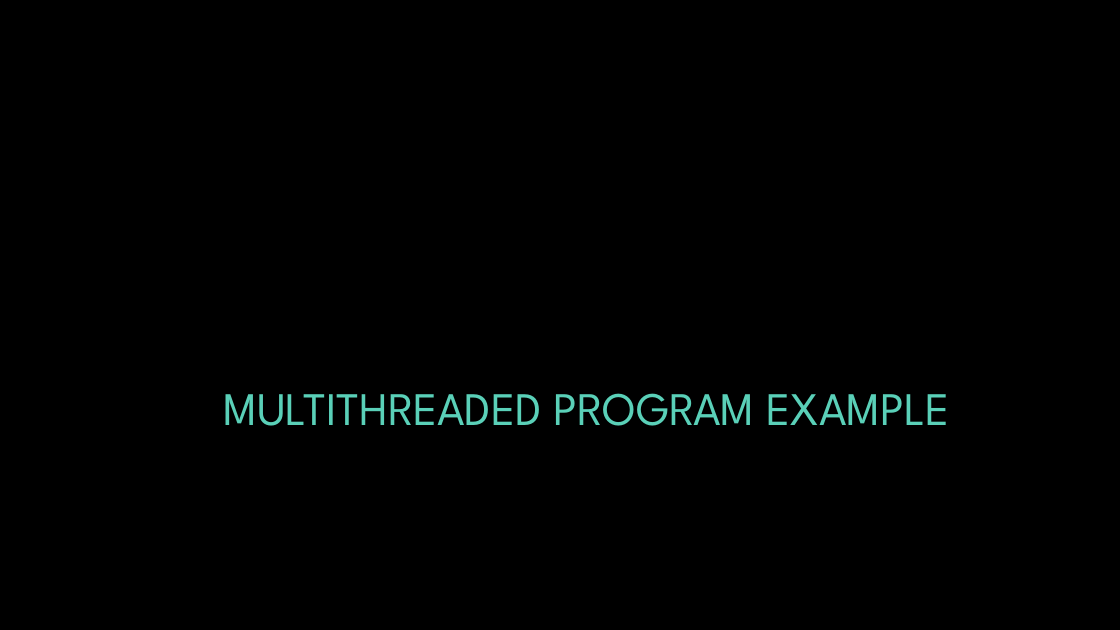
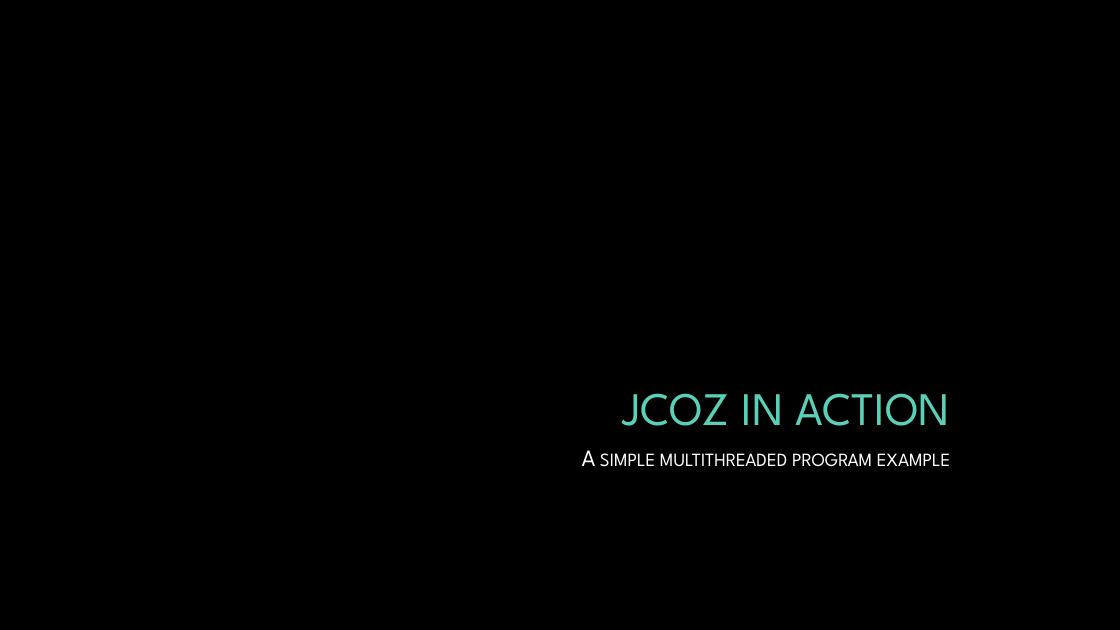
Before and after one commit to Byte-Lab/JCoz, a slide deck: slide 7 of project_presentation.pptx. Drawn at 1120x630 pixels with LibreOffice and Linux fonts; fonts in the diff are those of the drawing; background and template pictures are left out. Boxes give left, top, right and bottom in pixels: in the first picture for what was removed or moved away, otherwise in the second. Text is boxed around its words. In the diff, an @@ line names an element or a change of style, - is before the commit and + after.

```diff
--- a/project_presentation.pptx
+++ b/project_presentation.pptx
@@ title at (622,393,950,426): text changed @@
-MULTITHREADED PROGRAM EXAMPLE
+JCOZ IN ACTION
@@ text added at (582,450,951,467), 20 pt, text #FFFFFF, small capitals @@
+A simple multithreaded program example
```
Also in this commit, not shown: 4 other slides changed, 24 slides added, 11 other files.
